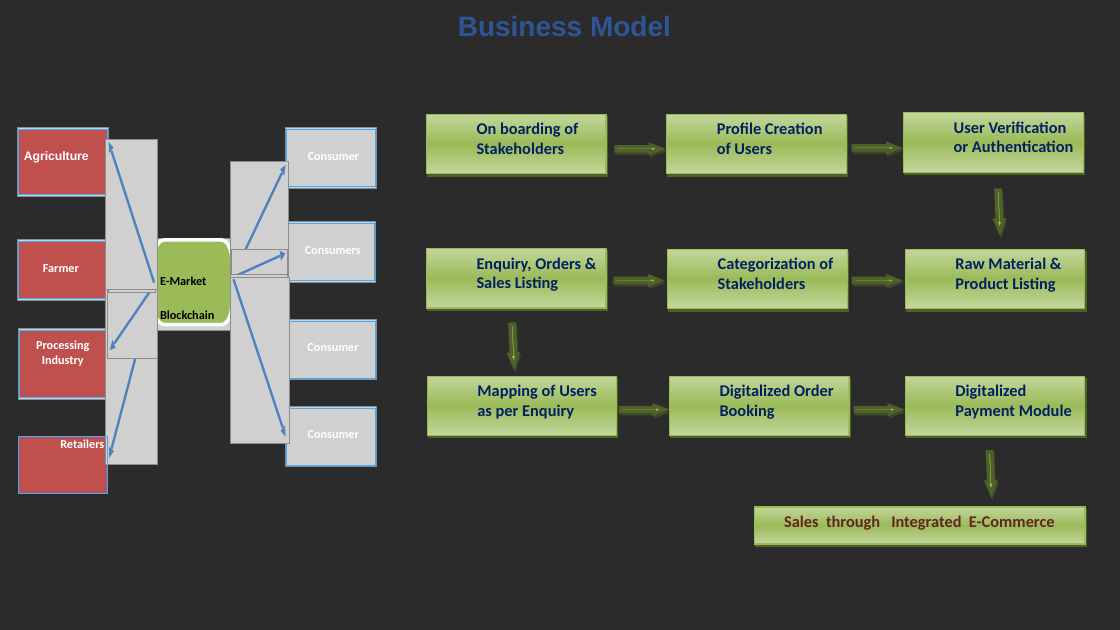
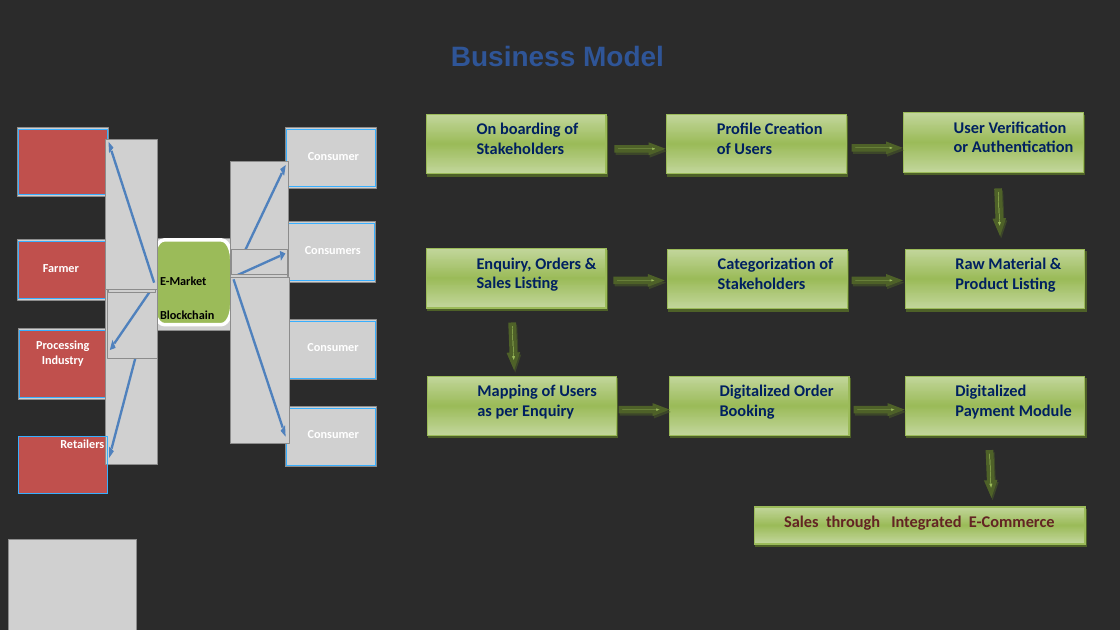
Before and after one commit to tusarmohapatra/NaturopuraV1, a slide deck: slide 13 of Naturepura Pitchdeck.pptx. Drawn at 1120x630 pixels with LibreOffice and Linux fonts; fonts in the diff are those of the drawing; grey boxes stand for pictures; background and template pictures are left out; a plain dark background stands for a picture behind light text. Boxes give left, top, right and bottom in pixels: in the first picture for what was removed or moved away, otherwise in the second. Text is boxed around its words. In the diff, an @@ line names an element or a change of style, - is before the commit and + after.

```diff
--- a/Naturepura Pitchdeck.pptx
+++ b/Naturepura Pitchdeck.pptx
@@ text "Business Model": place and size @@
-text "Business Model" at box(458, 16, 671, 36)
+text "Business Model" at box(451, 46, 664, 66)
@@ text "Business Model" at box(451, 46, 664, 66): alignment centre to left; line spacing 0.9 to 1; less space between paragraphs @@
@@ text removed at box(24, 151, 89, 163) @@
-Agriculture
@@ picture added at box(8, 539, 136, 630) @@
```
Also in this commit, not shown: 17 other slides changed, 1 slide added, 1 slide removed.
